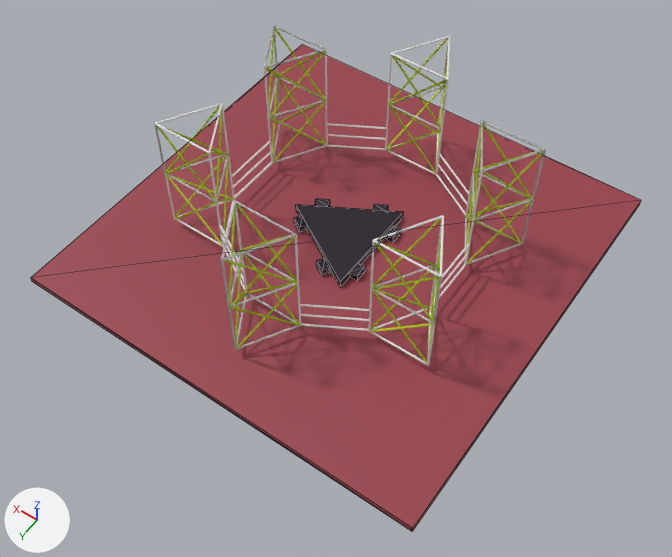
The glTF model realtimecontrol/rtr/assets/environment.glb, before and after one commit.
Rendered twice from a 50 mm camera at (-10.89, 15.81, 22.15) aimed at (-0.92, 1.84, 0.2). Arrows for +X, +Y and +Z are at lower left; the lights stay in place. The first picture is the older version. Mesh edges are drawn as thin lines on the coarser meshes. Where no turn or scale is listed for an object, it has been applied to the vertices.

The older version as bpy lines, for what is in view:
```python
ob_base = bpy.data.objects.new('base', me_circle)
ob_base.location = (0.0, 0.0, 0.0)
ob_base.rotation_euler = (0.0, 0.0, -1.571)  # degrees (0, 0, -90)
ob_cube_002 = bpy.data.objects.new('Cube.002', me_cube_003)
ob_cube_002.location = (1.36, -0.58, -0.16)
ob_cube_002.rotation_euler = (0.0, -0.0855, -1.047)  # degrees (0, -4.9, -60)
ob_cube_002.scale = (0.126, 0.225, 0.14)
ob_cube_003 = bpy.data.objects.new('Cube.003', me_cube_004)
ob_cube_003.location = (-0.31, -1.49, -0.16)
ob_cube_003.rotation_euler = (0.0, -0.0855, -1.047)  # degrees (0, -4.9, -60)
ob_cube_003.scale = (0.126, 0.225, 0.14)
ob_cube_004 = bpy.data.objects.new('Cube.004', me_cube_005)
ob_cube_004.location = (-1.19, -0.89, -0.16)
ob_cube_004.rotation_euler = (0.0, -0.0855, 3.142)  # degrees (0, -4.9, 180)
ob_cube_004.scale = (0.126, 0.225, 0.14)
ob_cube_005 = bpy.data.objects.new('Cube.005', me_cube_006)
ob_cube_005.location = (-1.13, 1.01, -0.16)
ob_cube_005.rotation_euler = (0.0, -0.0855, 3.142)  # degrees (0, -4.9, 180)
ob_cube_005.scale = (0.126, 0.225, 0.14)
ob_cube_006 = bpy.data.objects.new('Cube.006', me_cube_007)
ob_cube_006.location = (-0.17, 1.47, -0.16)
ob_cube_006.rotation_euler = (0.0, -0.0855, 1.047)  # degrees (0, -4.9, 60)
ob_cube_006.scale = (0.126, 0.225, 0.14)
ob_cube_007 = bpy.data.objects.new('Cube.007', me_cube_008)
ob_cube_007.location = (1.44, 0.48, -0.16)
ob_cube_007.rotation_euler = (0.0, -0.0855, 1.047)  # degrees (0, -4.9, 60)
ob_cube_007.scale = (0.126, 0.225, 0.14)
ob_floor = bpy.data.objects.new('floor', me_cube)
ob_floor.location = (0.0, 0.0, -0.4)
```
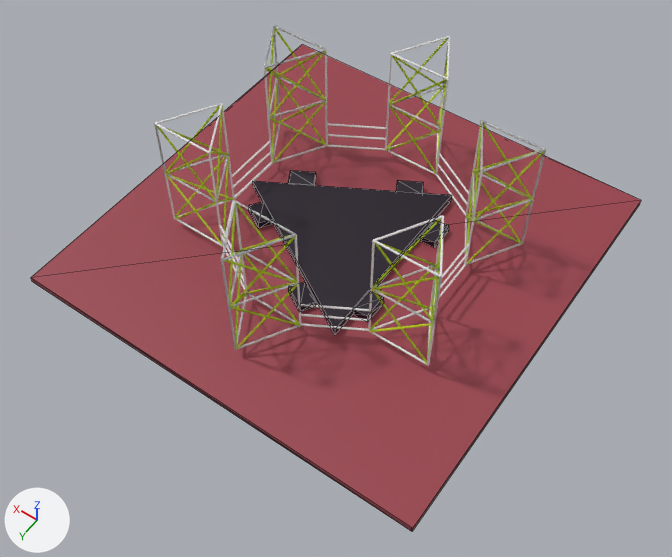
Pixel boxes (x1, y1, x2, y2) of what changed, in the pictures (672 x 557 px):
```json
{"object": "base", "change": "rescaled", "before": [295, 204, 403, 287], "after": [253, 181, 451, 335], "on screen": "83% wider, 85% taller"}
{"object": "Cube.005", "change": "moved, rescaled", "before": [350, 263, 366, 281], "after": [353, 291, 384, 322], "on screen": "88% wider, 68% taller"}
{"object": "Cube.006", "change": "moved, rescaled", "before": [316, 258, 331, 276], "after": [288, 282, 316, 311]}
{"object": "Cube.007", "change": "moved, rescaled", "before": [294, 216, 307, 233], "after": [248, 202, 273, 228], "on screen": "86% wider, 50% taller"}
{"object": "Cube.004", "change": "moved, rescaled", "before": [385, 226, 401, 242], "after": [420, 220, 449, 248], "on screen": "76% wider, 71% taller"}
{"object": "Cube.002", "change": "moved, rescaled", "before": [315, 199, 330, 206], "after": [288, 171, 316, 185]}
{"object": "Cube.003", "change": "moved, rescaled", "before": [374, 204, 388, 211], "after": [397, 180, 423, 193]}
```

Scene script edits in JSON lines:
```json
{"op": "set", "path": "ob_base.scale", "old": "(1.0, 1.0, 1.0)", "new": "(1.88, 1.88, 1.0)"}
{"op": "set", "path": "ob_cube_002.location", "old": "(1.36, -0.58, -0.16)", "new": "(2.56, -1.1, -0.16)"}
{"op": "set", "path": "ob_cube_002.scale", "old": "(0.126, 0.225, 0.14)", "new": "(0.236, 0.424, 0.141)"}
{"op": "set", "path": "ob_cube_003.location", "old": "(-0.31, -1.49, -0.16)", "new": "(-0.57, -2.8, -0.16)"}
{"op": "set", "path": "ob_cube_003.scale", "old": "(0.126, 0.225, 0.14)", "new": "(0.236, 0.424, 0.141)"}
{"op": "set", "path": "ob_cube_004.location", "old": "(-1.19, -0.89, -0.16)", "new": "(-2.23, -1.67, -0.16)"}
{"op": "set", "path": "ob_cube_004.scale", "old": "(0.126, 0.225, 0.14)", "new": "(0.236, 0.424, 0.141)"}
{"op": "set", "path": "ob_cube_005.location", "old": "(-1.13, 1.01, -0.16)", "new": "(-2.14, 1.9, -0.16)"}
{"op": "set", "path": "ob_cube_005.scale", "old": "(0.126, 0.225, 0.14)", "new": "(0.236, 0.424, 0.167)"}
{"op": "set", "path": "ob_cube_006.location", "old": "(-0.17, 1.47, -0.16)", "new": "(-0.33, 2.77, -0.16)"}
{"op": "set", "path": "ob_cube_006.scale", "old": "(0.126, 0.225, 0.14)", "new": "(0.236, 0.424, 0.141)"}
{"op": "set", "path": "ob_cube_007.location", "old": "(1.44, 0.48, -0.16)", "new": "(2.71, 0.9, -0.16)"}
{"op": "set", "path": "ob_cube_007.scale", "old": "(0.126, 0.225, 0.14)", "new": "(0.236, 0.424, 0.141)"}
```
